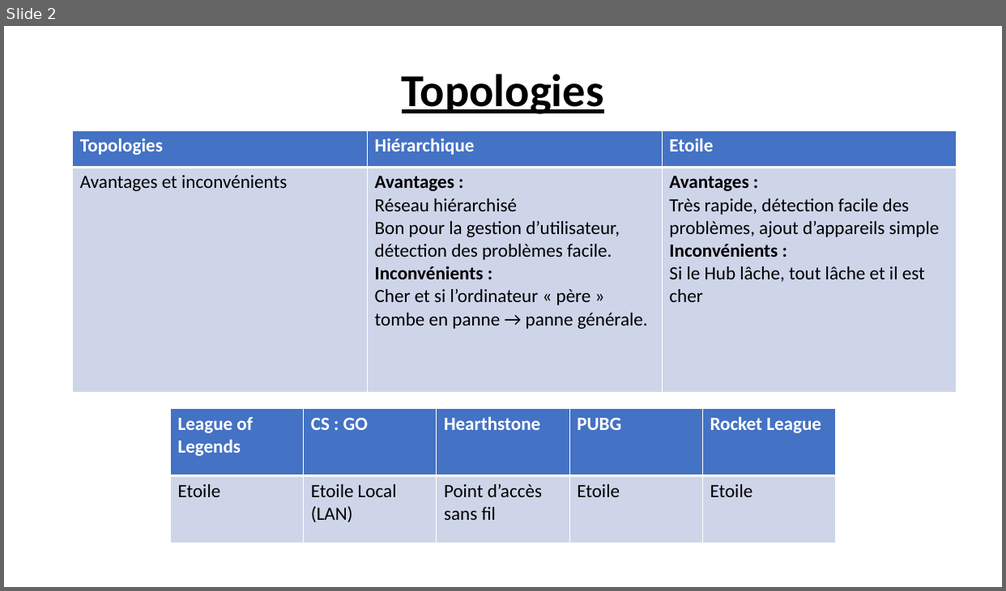
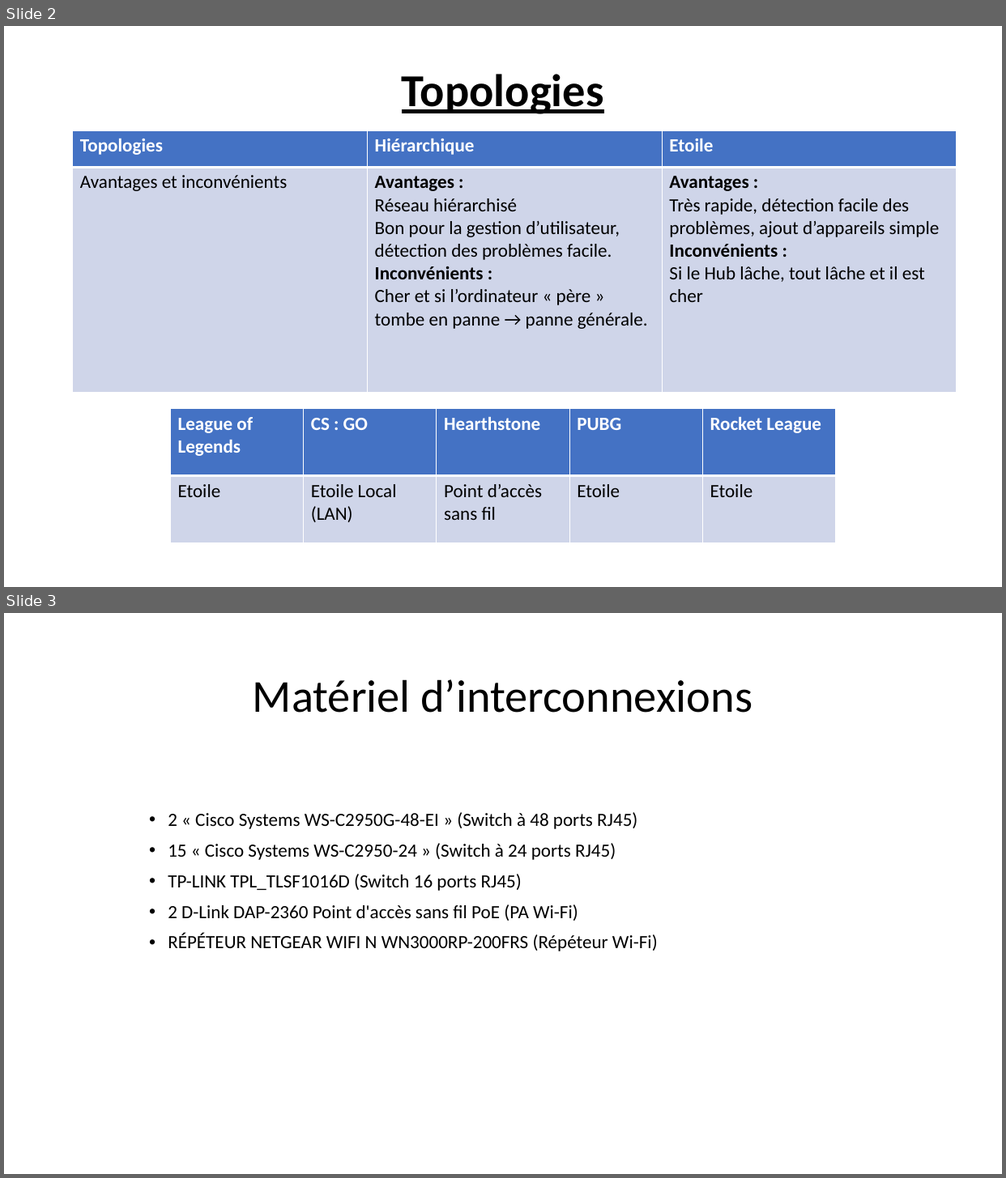
Before and after one commit to Exia-Jellyfish/UE-2-Ces-Esport-GRP1, a slide deck: Projet_Réseau/Projet 2.pptx. Shown one above the other, each under a label of ours: slide 2 before the commit, slides 2 and 3 after it. The pictures are 1006x591 and 1006x1178 pixels, drawn with LibreOffice and Linux fonts; fonts in the diff are those of the drawing. Boxes give left, top, right and bottom in pixels: in the first picture for what was removed or moved away, otherwise in the second. Text is boxed around its words. In the diff, an @@ line names an element or a change of style, - is before the commit and + after.

Commit message:
Interco matos

```diff
--- a/Projet_Réseau/Projet 2.pptx
+++ b/Projet_Réseau/Projet 2.pptx
@@ slide 3 added at [4, 613, 1002, 1174], background #FFFFFF @@
@@ title added at [253, 679, 752, 713], 44 pt, text #000000 @@
+Matériel d’interconnexions
@@ text added at [168, 812, 658, 952], 18 pt, text #000000 @@
+• 2 « Cisco Systems WS-C2950G-48-EI » (Switch à 48 ports RJ45)
+• 15 « Cisco Systems WS-C2950-24 » (Switch à 24 ports RJ45)
+• TP-LINK TPL_TLSF1016D (Switch 16 ports RJ45)
+• 2 D-Link DAP-2360 Point d'accès sans fil PoE (PA Wi-Fi)
+• RÉPÉTEUR NETGEAR WIFI N WN3000RP-200FRS (Répéteur Wi-Fi)
```
Also in this commit, not shown: 2 other slides added, 1 slide removed, 1 other file.
